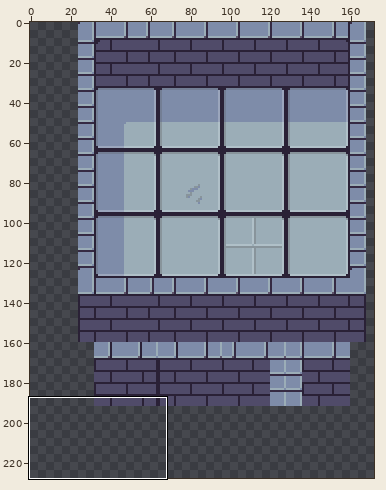
Sprite sheet, stored at Assets/Sprites/marble-grounds.png. The picture above shows the old version from afar; the outline marks the close-up.
Close-up. The starting point:
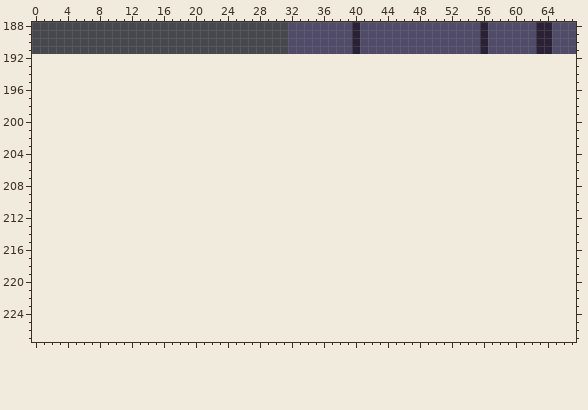
The file is 192x192 pixels. Colours within 5 levels of each other are drawn and written as one. Shown: x 0..67, y 188..227. The old version is drawn lined up with the new one, on the new canvas. The wide view leaves out empty margins.
After:
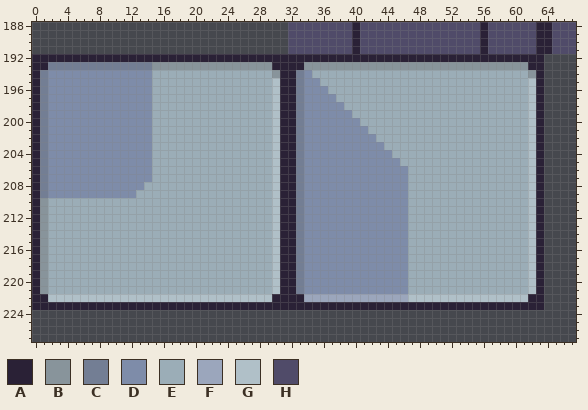
Palette (. is transparent): A #2a2136  B #88949b  C #737e94  D #7e8ca9  E #9badb7  F #9ba6bc  G #b0c0c8  H #504b69
Message: update grounds and add more shadow tiles
Difference:
canvas 192x192 -> 192x256
y 192: x 0..63 ................................................................ -> AAAAAAAAAAAAAAAAAAAAAAAAAAAAAAAAAAAAAAAAAAAAAAAAAAAAAAAAAAAAAAAA
y 193: x 0..63 ................................................................ -> AACCCCCCCCCCCCCBBBBBBBBBBBBBBBAAAABBBBBBBBBBBBBBBBBBBBBBBBBBBBAA
y 194: x 0..63 ................................................................ -> ACDDDDDDDDDDDDDEEEEEEEEEEEEEEEBAACDEEEEEEEEEEEEEEEEEEEEEEEEEEEBA
y 195: x 0..63 ................................................................ -> ACDDDDDDDDDDDDDEEEEEEEEEEEEEEEGAACDDEEEEEEEEEEEEEEEEEEEEEEEEEEGA
y 196: x 0..63 ................................................................ -> ACDDDDDDDDDDDDDEEEEEEEEEEEEEEEGAACDDDEEEEEEEEEEEEEEEEEEEEEEEEEGA
y 197: x 0..63 ................................................................ -> ACDDDDDDDDDDDDDEEEEEEEEEEEEEEEGAACDDDDEEEEEEEEEEEEEEEEEEEEEEEEGA
y 198: x 0..63 ................................................................ -> ACDDDDDDDDDDDDDEEEEEEEEEEEEEEEGAACDDDDDEEEEEEEEEEEEEEEEEEEEEEEGA
y 199: x 0..63 ................................................................ -> ACDDDDDDDDDDDDDEEEEEEEEEEEEEEEGAACDDDDDDEEEEEEEEEEEEEEEEEEEEEEGA
y 200: x 0..63 ................................................................ -> ACDDDDDDDDDDDDDEEEEEEEEEEEEEEEGAACDDDDDDDEEEEEEEEEEEEEEEEEEEEEGA
y 201: x 0..63 ................................................................ -> ACDDDDDDDDDDDDDEEEEEEEEEEEEEEEGAACDDDDDDDDEEEEEEEEEEEEEEEEEEEEGA
y 202: x 0..63 ................................................................ -> ACDDDDDDDDDDDDDEEEEEEEEEEEEEEEGAACDDDDDDDDDEEEEEEEEEEEEEEEEEEEGA
y 203: x 0..63 ................................................................ -> ACDDDDDDDDDDDDDEEEEEEEEEEEEEEEGAACDDDDDDDDDDEEEEEEEEEEEEEEEEEEGA
y 204: x 0..63 ................................................................ -> ACDDDDDDDDDDDDDEEEEEEEEEEEEEEEGAACDDDDDDDDDDDEEEEEEEEEEEEEEEEEGA
y 205: x 0..63 ................................................................ -> ACDDDDDDDDDDDDDEEEEEEEEEEEEEEEGAACDDDDDDDDDDDDEEEEEEEEEEEEEEEEGA
y 206..207: x 0..63 ................................................................ -> ACDDDDDDDDDDDDDEEEEEEEEEEEEEEEGAACDDDDDDDDDDDDDEEEEEEEEEEEEEEEGA
y 208: x 0..63 ................................................................ -> ACDDDDDDDDDDDDEEEEEEEEEEEEEEEEGAACDDDDDDDDDDDDDEEEEEEEEEEEEEEEGA
y 209: x 0..63 ................................................................ -> ACDDDDDDDDDDDEEEEEEEEEEEEEEEEEGAACDDDDDDDDDDDDDEEEEEEEEEEEEEEEGA
y 210..221: x 0..63 ................................................................ -> ABEEEEEEEEEEEEEEEEEEEEEEEEEEEEGAACDDDDDDDDDDDDDEEEEEEEEEEEEEEEGA
y 222: x 0..63 ................................................................ -> AAGGGGGGGGGGGGGGGGGGGGGGGGGGGGAAAAFFFFFFFFFFFFFGGGGGGGGGGGGGGGAA
y 223: x 0..63 ................................................................ -> AAAAAAAAAAAAAAAAAAAAAAAAAAAAAAAAAAAAAAAAAAAAAAAAAAAAAAAAAAAAAAAA
Changed places in both close-ups, as pixel boxes (x1, y1, x2, y2):
added: (32, 54, 544, 310)
